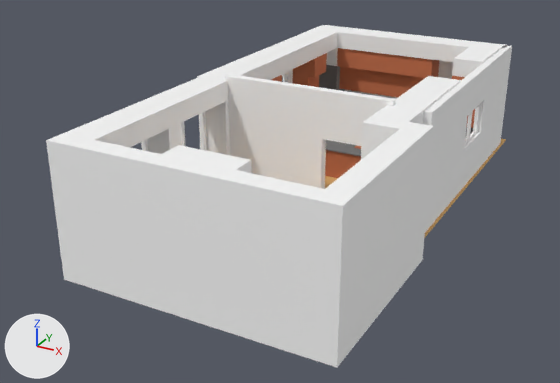
An edit to the Blender file clientside/models/kitchen.blend, drawn before and after from the same camera.
The view is the same before and after, from a camera (50 mm lens) standing at (8.07, -18.64, 8.2) and looking at (-1.39, -1.44, -0.4). Lighting does not change. The marker at lower left points along +X, +Y and +Z.
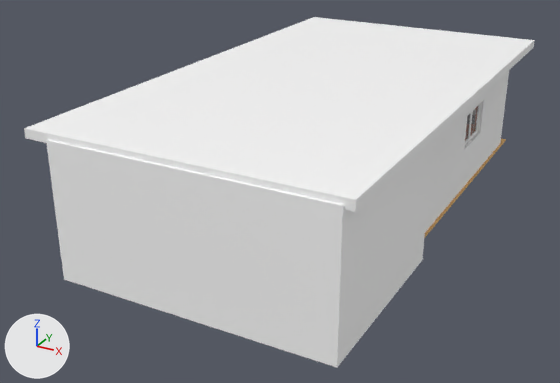
What differs and where, as boxes [x1, y1, x2, y2] in the pictures (560 x 383 px):
'Cube.009', shown: after [24, 17, 535, 212]
'transparentSmallWindow2', shown: after [465, 106, 478, 141]
'Cube.016', unchanged, covered by the edit: before [225, 74, 396, 189]
'schrank1.002', unchanged, covered by the edit: before [319, 48, 439, 97]
'Cube.005', unchanged, covered by the edit: before [325, 140, 361, 178]

Diff of the bpy script that builds the scene:
```diff
--- a/clientside/models/kitchen.blend.py
+++ b/clientside/models/kitchen.blend.py
@@ ob_transparentsmallwindow2 @@
 ob_transparentsmallwindow2.scale = (0.682, 1.09, 0.468)
-ob_transparentsmallwindow2.hide_set(True)
@@ ob_cube_009 @@
 ob_cube_009.scale = (3.89, 7.0, 0.115)
-ob_cube_009.hide_set(True)
```
